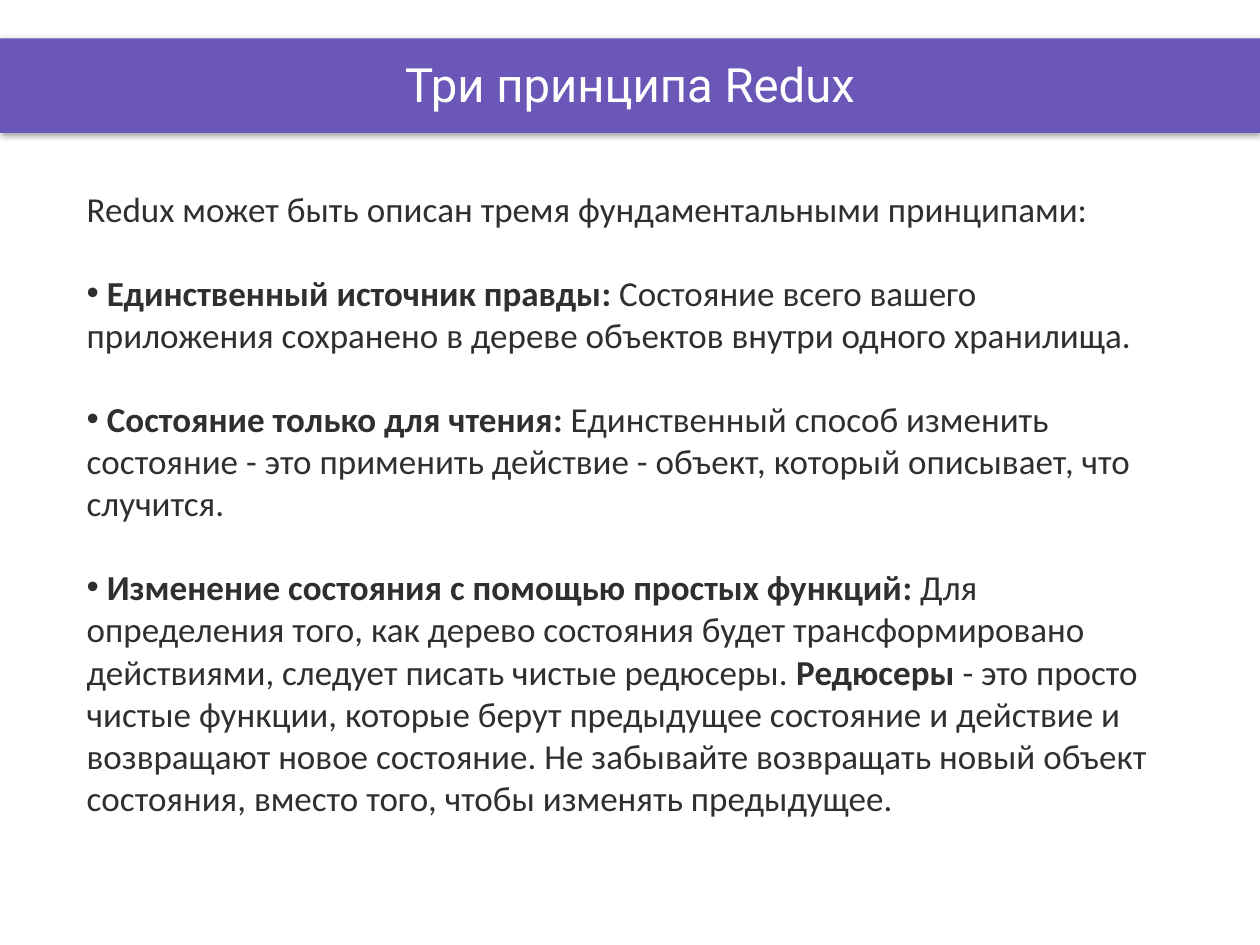
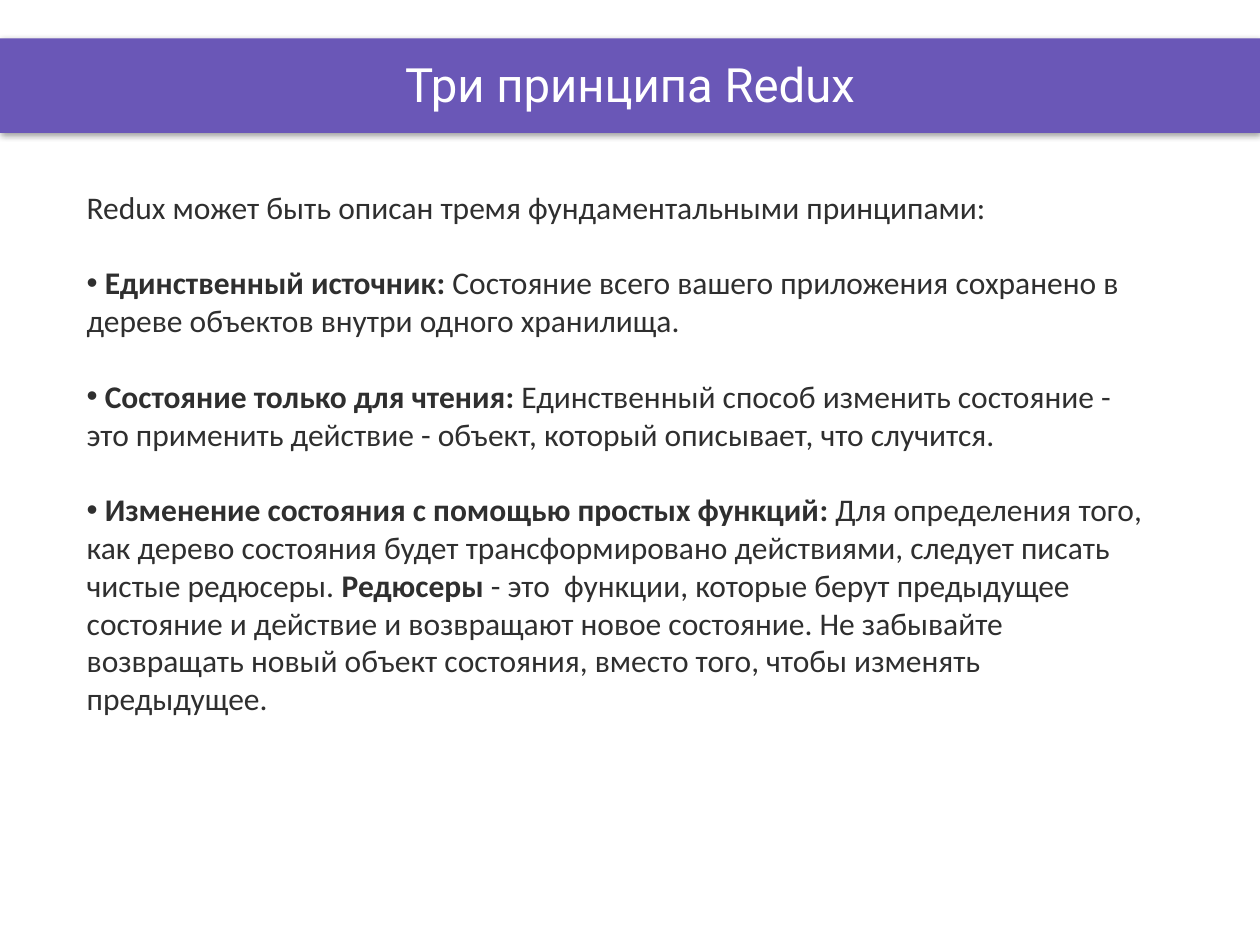
Before and after one commit to DinamickaDevelopment/ignite, a slide deck: slide 4 of ReactJS/lesson_26/Presentation/Redux.pptx (slide 3 before the commit). Drawn at 1260x945 pixels with LibreOffice and Linux fonts; fonts in the diff are those of the drawing; background and template pictures are left out. Boxes give left, top, right and bottom in pixels: in the first picture for what was removed or moved away, otherwise in the second. Text is boxed around its words. In the diff, an @@ line names an element or a change of style, - is before the commit and + after.

```diff
--- a/ReactJS/lesson_26/Presentation/Redux.pptx
+++ b/ReactJS/lesson_26/Presentation/Redux.pptx
@@ text at (87, 197, 1094, 451): size 20 to 18 pt in "Redux может быть описан тремя фундаментальными принципами:", "Состояние только для чтения: Единственный способ изменить ..." @@
@@ text at (87, 272, 1118, 337): text changed; size 20 to 18 pt @@
-• Единственный источник правды: Состояние всего вашего приложения сохранено в дереве объектов внутри одного хранилища.
+• Единственный источник: Состояние всего вашего приложения сохранено в дереве объектов внутри одного хранилища.
@@ text at (87, 499, 1142, 715): text changed; size 20 to 18 pt @@
-• Изменение состояния с помощью простых функций: Для определения того, как дерево состояния будет трансформировано действиями, следует писать чистые редюсеры. Редюсеры - это просто чистые функции, которые берут предыдущее состояние и действие и возвращают новое состояние. Не забывайте возвращать новый объект состояния, вместо того, чтобы изменять предыдущее.
+• Изменение состояния с помощью простых функций: Для определения того, как дерево состояния будет трансформировано действиями, следует писать чистые редюсеры. Редюсеры - это функции, которые берут предыдущее состояние и действие и возвращают новое состояние. Не забывайте возвращать новый объект состояния, вместо того, чтобы изменять предыдущее.
```
Also in this commit, not shown: 3 other slides changed, 49 other files.
